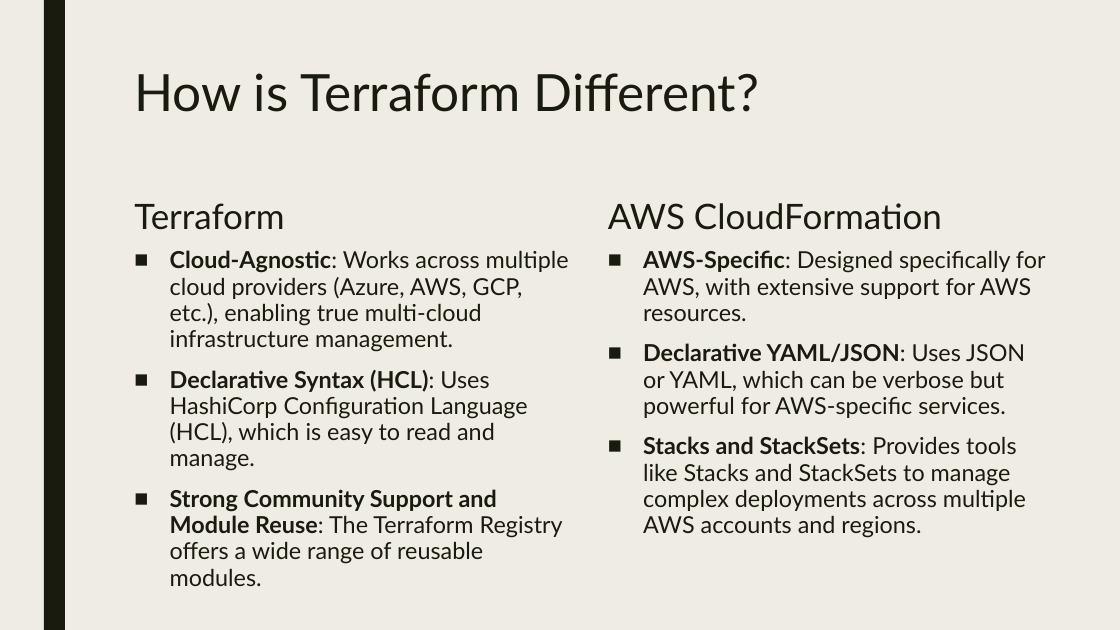
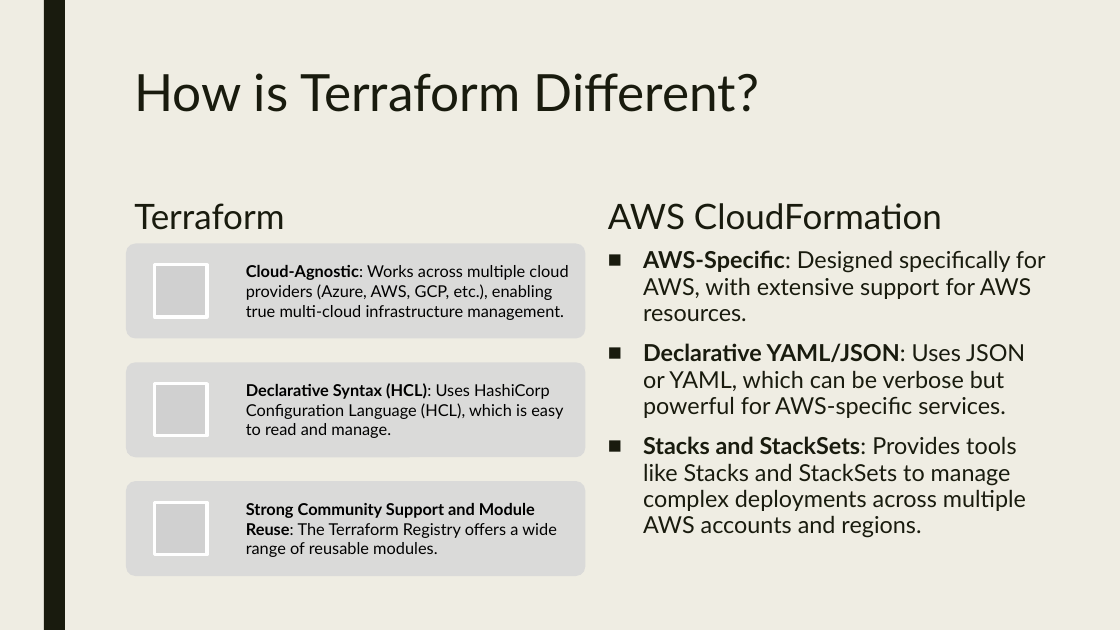
Before and after one commit to cwoodruff/terraform-workshop, a slide deck: slide 9 of slides/0-Introduction to Terraform.pptx. Drawn at 1120x630 pixels with LibreOffice and Linux fonts; fonts in the diff are those of the drawing; grey boxes stand for pictures. Boxes give left, top, right and bottom in pixels: in the first picture for what was removed or moved away, otherwise in the second. Text is boxed around its words. In the diff, an @@ line names an element or a change of style, - is before the commit and + after.

Commit message:
updated the slides

```diff
--- a/slides/0-Introduction to Terraform.pptx
+++ b/slides/0-Introduction to Terraform.pptx
@@ text removed at bbox=[170, 250, 569, 586] @@
-■ Cloud-Agnostic: Works across multiple cloud providers (Azure, AWS, GCP, etc.), enabling true multi-cloud infrastructure management.
-■ Declarative Syntax (HCL): Uses HashiCorp Configuration Language (HCL), which is easy to read and manage.
-■ Strong Community Support and Module Reuse: The Terraform Registry offers a wide range of reusable modules.
@@ group added at bbox=[126, 244, 586, 576]: 3 rounded rectangles, 3 pictures, 3 texts @@
+Cloud-Agnostic: Works across multiple cloud providers (Azure, AWS, GCP, etc.), enabling true multi-cloud infrastructure management.
+Declarative Syntax (HCL): Uses HashiCorp Configuration Language (HCL), which is easy to read and manage.
+Strong Community Support and Module Reuse: The Terraform Registry offers a wide range of reusable modules.
```
Also in this commit, not shown: 1 other slide changed, 2 other files.
